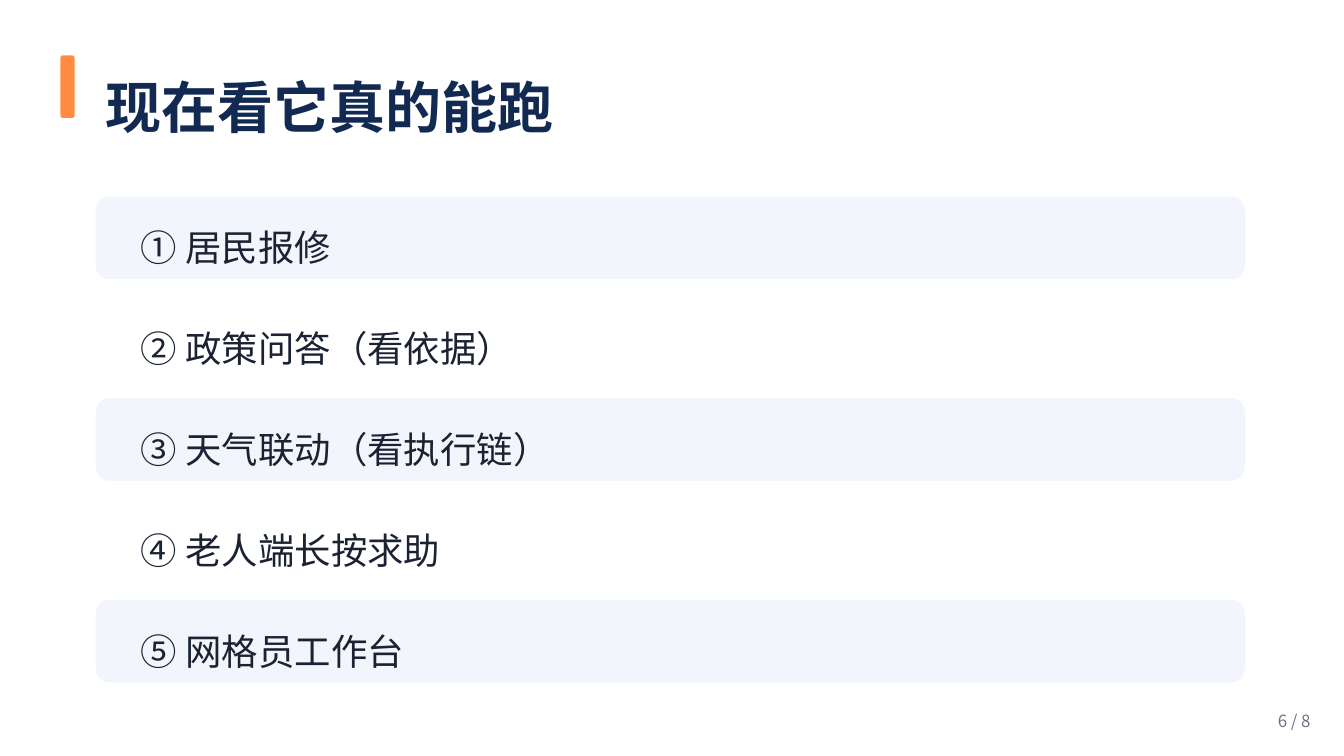
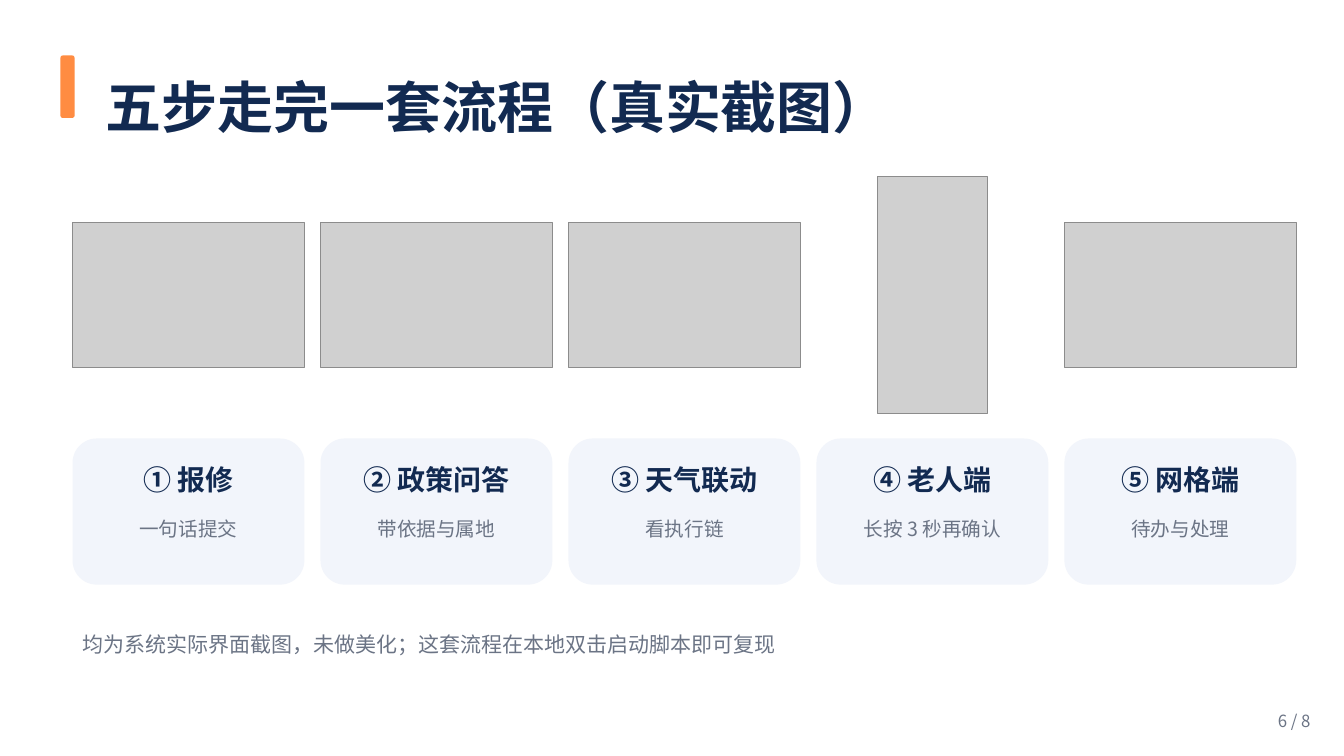
Before and after one commit to woshuofengsu/campus-insight-agent, a slide deck: slide 6 of docs/competition/9月22日路演-社区先知.pptx. Drawn at 1344x756 pixels with LibreOffice and Linux fonts; fonts in the diff are those of the drawing; grey boxes stand for pictures. Boxes give left, top, right and bottom in pixels: in the first picture for what was removed or moved away, otherwise in the second. Text is boxed around its words. In the diff, an @@ line names an element or a change of style, - is before the commit and + after.

Commit message:
PPT 改为"无现场演示"版：第 6 页改成五步截图走查 + 第 2 页四点全上屏
背景：用户明确"不需要现场演示，都放进 PPT 里"。原第 6 页写的是"现在看它真的能跑 /
我跑一遍"，隐含后面有实操（还有 [切系统] 动作），在无演示场景下是错的。

一、第 6 页重做：五步截图走查
- 标题：五步走完一套流程（真实截图）
- 五张真实界面截图并排：① 报修表单 ② 政策问答（依据+属地）③ 多智能体执行链
  ④ 老人端长按求助确认框 ⑤ 网格员工作台，每张配步骤名与一句说明
- 新增截图素材：10-提交报修表单.png、09-报修列表与状态.png（脚本抓取）
- 技术细节：竖屏手机截图按宽度缩放会变很高（390×844 → 高 4.98 英寸）会压住说明，
  改为"固定外框 letterbox"摆放（先量宽高比再等比装进 2.3×2.35 英寸框）

二、第 2 页：四个痛点全部上屏
- 原来第 4 点写在脚注里提示"口述"，无现场演示时讲不清楚 → 四点都做成卡片
- 脚注改为提醒"这一页之后主动说明还没试点"

三、讲者备注同步（第 6 页备注明确写"本场不需要实操"）

四、顺手修掉一个"生成期"隐患
- build_ppt.py 新增 _save_safely：先写 .tmp 再 os.replace；目标 PPT 正被 PowerPoint 打开时
  自动改存为"（新版）.pptx"并给出处理提示
- 原因：本轮实测遇到 PermissionError，而且**校验脚本随后校验的是旧文件、会给出"通过"的假结论**
- 另：本轮的 3 处重叠（第 6 页手机截图压住说明文字）也是被 verify_ppt 抓出来的，修完 0 问题

产物：docs/competition/9月22日路演-社区先知.pptx（12 页，内嵌截图 16 张，9 页带备注）
      docs/competition/pdf/9月22日路演-PPT预览.pdf（12 页）
验证：ruff 0 · verify_ppt 问题条目 0 · 真 PowerPoint 导出预览成功

```diff
--- a/docs/competition/9月22日路演-社区先知.pptx
+++ b/docs/competition/9月22日路演-社区先知.pptx
@@ text at bbox=[106, 80, 889, 134]: text changed @@
-现在看它真的能跑
+五步走完一套流程（真实截图）
@@ picture added at bbox=[878, 176, 988, 413] @@
@@ rounded rectangle removed at bbox=[96, 197, 1245, 279] @@
@@ picture added at bbox=[73, 223, 304, 368] @@
@@ picture added at bbox=[321, 223, 553, 368] @@
@@ picture added at bbox=[569, 223, 801, 368] @@
@@ picture added at bbox=[1065, 223, 1297, 368] @@
@@ rounded rectangle removed at bbox=[96, 297, 1245, 380] @@
@@ rounded rectangle added at bbox=[73, 439, 304, 585], fill #F2F5FB @@
@@ rounded rectangle added at bbox=[321, 439, 553, 585], fill #F2F5FB @@
@@ rounded rectangle: place and size @@
-rounded rectangle at bbox=[96, 398, 1245, 481]
+rounded rectangle at bbox=[569, 439, 801, 585]
@@ rounded rectangle added at bbox=[817, 439, 1049, 585], fill #F2F5FB @@
@@ rounded rectangle added at bbox=[1065, 439, 1297, 585], fill #F2F5FB @@
@@ text at bbox=[143, 466, 234, 493]: text changed; size 26 to 20 pt; text colour #1B2233 to #122A51; bold on @@
-① 居民报修
+① 报修
@@ text at bbox=[363, 466, 510, 493]: text changed; size 26 to 20 pt; text colour #1B2233 to #122A51; bold on @@
-② 政策问答（看依据）
+② 政策问答
@@ text at bbox=[611, 466, 758, 493]: text changed; size 26 to 20 pt; text colour #1B2233 to #122A51; bold on @@
-③ 天气联动（看执行链）
+③ 天气联动
@@ text at bbox=[873, 466, 991, 493]: text changed; size 26 to 20 pt; text colour #1B2233 to #122A51; bold on @@
-④ 老人端长按求助
+④ 老人端
@@ text added at bbox=[1121, 466, 1239, 493], 20 pt, text #122A51, bold @@
+⑤ 网格端
@@ rounded rectangle removed at bbox=[96, 499, 1245, 582] @@
@@ text added at bbox=[139, 519, 237, 538], 14 pt, text #6B7485 @@
+一句话提交
@@ text added at bbox=[377, 519, 495, 538], 14 pt, text #6B7485 @@
+带依据与属地
@@ text added at bbox=[645, 519, 723, 538], 14 pt, text #6B7485 @@
+看执行链
@@ text added at bbox=[864, 519, 1001, 538], 14 pt, text #6B7485 @@
+长按 3 秒再确认
@@ text added at bbox=[1131, 519, 1229, 538], 14 pt, text #6B7485 @@
+待办与处理
@@ rounded rectangle removed at bbox=[96, 600, 1245, 683] @@
@@ text added at bbox=[82, 634, 775, 655], 15 pt, text #6B7485 @@
+均为系统实际界面截图，未做美化；这套流程在本地双击启动脚本即可复现
@@ text removed at bbox=[141, 634, 403, 668] @@
-⑤ 网格员工作台
```
Also in this commit, not shown: 2 other slides changed, 4 other files.
